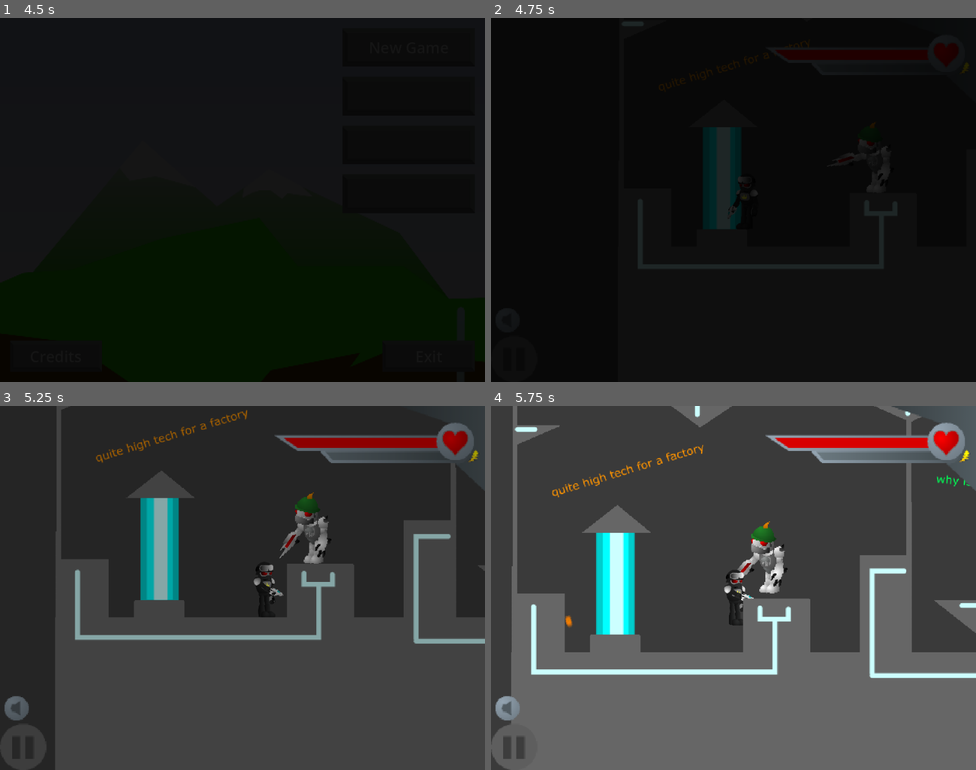
Above: before the commit, frames 1-4 (two rows, left to right).
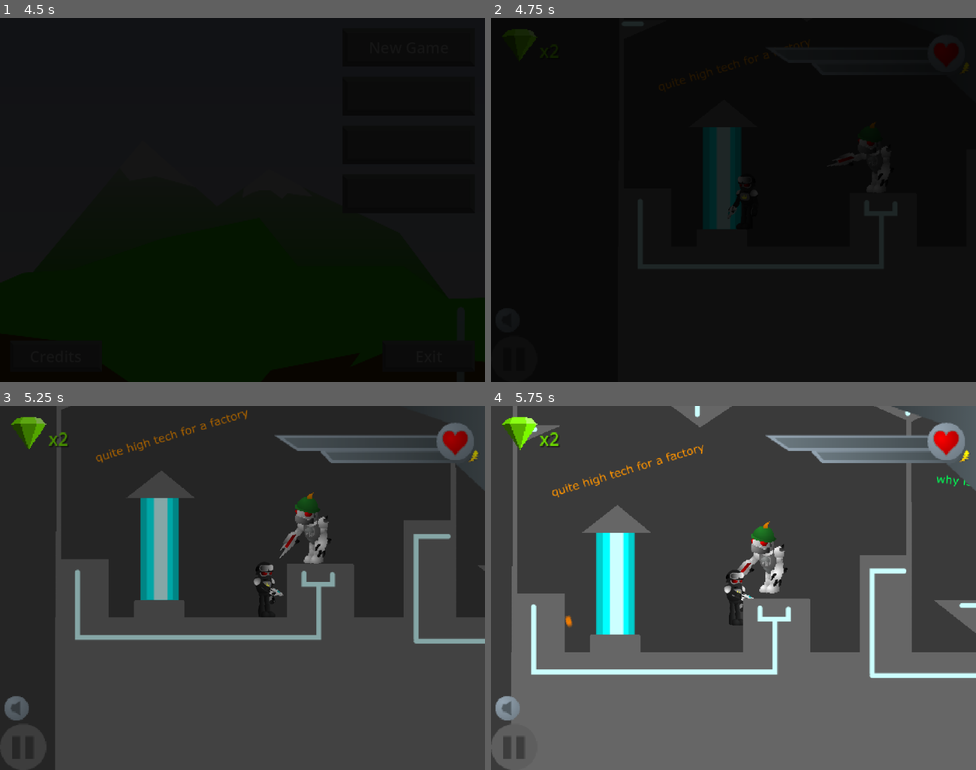
Above: after the commit, the same moments.

Repository: HMI-Studios/Skylands-WFA
Game: Godot game, scene res://ui/Intro.tscn
Two runs of this game, one before a commit and one after it. Both use one fixed random seed, a clock stepped at 60 frames per second and the inputs below. Sound files missing from this copy of the repository are replaced by a short silence.
Inputs (mouse positions are in pixels of both pictures, inside the frame that each line leads up to):
- Up to frame 1 (4.5 s): tap Enter (ui_accept) at 0.5 s; move the mouse to (349, 181) at 0.52 s; hold Space (shoot) 0.53-1.28 s; hold D (move_right) 0.53-2.03 s; tap W (jump) at 0.77, 1.52 s; move the mouse to (145, 218) at 1.27 s; tap Space (shoot) at 1.35, 4.35 s; move the mouse to (291, 119) at 2.02 s; hold A (move_left) 2.03-2.75 s; hold Space (shoot) 2.03-2.75 s; click "New Game" at 2.75 s; click "New Game" at 3.5 s; move the mouse to (218, 272) at 4.27 s; hold D (move_right) from 4.28 s (still down)
- Up to frame 2 (4.75 s): keep holding D (move_right); tap W (jump) at 4.52 s
- Up to frame 3 (5.25 s): keep holding D (move_right); move the mouse to (388, 642) at 5.02 s; hold Space (shoot) from 5.03 s (still down)
- Up to frame 4 (5.75 s): keep holding D (move_right); keep holding Space (shoot); tap W (jump) at 5.27 s

Frame 1 is identical in both runs. In frame 2, 0.1% of the frame differs, in the area x 2-10%, y 3-12%; in frame 3, 1.3%; in frame 4, 1.3%, in the area x 2-91%, y 3-13%.

Commit message:
add gem counter to HUD

Diff:
--- a/scripts/HUD.gd
+++ b/scripts/HUD.gd
@@ -10,9 +10,11 @@
     container = get_child(0)
     get_viewport().connect("size_changed", self._on_viewport_size_changed)
     _resize_background()
+    %Gem.play()
 
 
 func _process(delta):
+    return
     %HealthBar.value = player.HP
 
 
@@ -26,8 +28,8 @@
     var s
     if ratio > 2:
         s = scale_y * 2
-    elif ratio < 0.5:
-        s = scale_x / 0.5
+    elif ratio < 0.75:
+        s = scale_x / 0.75
     else:
         s = max(scale_x, scale_y)
     for child in container.get_children():
--- a/scripts/Player.gd
+++ b/scripts/Player.gd
@@ -109,8 +109,8 @@
 func hurt(dmg):
     HP -= dmg
     if HP <= 0:
-        pass
-        # die
+        position = %World.get_spawn_pos()
+        HP = 20
 
 
 func play_walk_animation():
--- a/ui/HUD.tscn
+++ b/ui/HUD.tscn
@@ -1,10 +1,58 @@
-[gd_scene load_steps=6 format=3 uid="uid://cv4b12e155ua3"]
+[gd_scene load_steps=17 format=3 uid="uid://cv4b12e155ua3"]
 
 [ext_resource type="Texture2D" uid="uid://71g22hmi21lv" path="res://assets/hud/healthbar_frame.png" id="1_3fvn3"]
 [ext_resource type="Script" path="res://scripts/HUD.gd" id="1_v7hy8"]
 [ext_resource type="Texture2D" uid="uid://cjedb3q4dkf1x" path="res://assets/hud/healthbar_back.png" id="2_5bk65"]
 [ext_resource type="Texture2D" uid="uid://e3ugi128jwh0" path="res://assets/hud/pause_btn.png" id="2_iaojn"]
 [ext_resource type="Texture2D" uid="uid://jtrpn7igelxt" path="res://assets/hud/health.png" id="3_vrgp0"]
+[ext_resource type="Texture2D" uid="uid://pclgyb07we72" path="res://assets/hud/gem/gem1.png" id="6_ej8jm"]
+[ext_resource type="Texture2D" uid="uid://hdngcmisbt44" path="res://assets/hud/gem/gem2.png" id="7_1tl2o"]
+[ext_resource type="Texture2D" uid="uid://ckq0m68arm4fk" path="res://assets/hud/gem/gem3.png" id="8_mdamj"]
+[ext_resource type="Texture2D" uid="uid://cy084psgxcsis" path="res://assets/hud/gem/gem4.png" id="9_n6bye"]
+[ext_resource type="Texture2D" uid="uid://c568fey2in2gn" path="res://assets/hud/gem/gem5.png" id="10_07byk"]
+[ext_resource type="Texture2D" uid="uid://cfv6w5vsbamda" path="res://assets/hud/gem/gem6.png" id="11_am406"]
+[ext_resource type="Texture2D" uid="uid://licjqoso4wtm" path="res://assets/hud/gem/gem7.png" id="12_1kl8r"]
+[ext_resource type="Texture2D" uid="uid://blau7suu8udhr" path="res://assets/hud/gem/gem8.png" id="13_ijvlt"]
+[ext_resource type="Texture2D" uid="uid://do7t3m0lew6cl" path="res://assets/hud/gem/gem9.png" id="14_vhupo"]
+
+[sub_resource type="SpriteFrames" id="SpriteFrames_kav78"]
+animations = [{
+"frames": [{
+"duration": 1.0,
+"texture": ExtResource("6_ej8jm")
+}, {
+"duration": 1.0,
+"texture": ExtResource("7_1tl2o")
+}, {
+"duration": 1.0,
+"texture": ExtResource("8_mdamj")
+}, {
+"duration": 1.0,
+"texture": ExtResource("9_n6bye")
+}, {
+"duration": 1.0,
+"texture": ExtResource("10_07byk")
+}, {
+"duration": 1.0,
+"texture": ExtResource("11_am406")
+}, {
+"duration": 1.0,
+"texture": ExtResource("12_1kl8r")
+}, {
+"duration": 1.0,
+"texture": ExtResource("13_ijvlt")
+}, {
+"duration": 1.0,
+"texture": ExtResource("14_vhupo")
+}],
+"loop": true,
+"name": &"default",
+"speed": 15.0
+}]
+
+[sub_resource type="LabelSettings" id="LabelSettings_ivvvh"]
+font_color = Color(0.423529, 0.847059, 0, 1)
+shadow_color = Color(0, 0, 0, 0.505882)
 
 [node name="HUD" type="CanvasLayer"]
 script = ExtResource("1_v7hy8")
@@ -55,3 +103,23 @@
 offset_right = 42.0
 grow_vertical = 0
 texture = ExtResource("2_iaojn")
+
+[node name="Control3" type="Control" parent="Container"]
+layout_mode = 1
+grow_horizontal = 0
+
+[node name="Gem" type="AnimatedSprite2D" parent="Container/Control3"]
+unique_name_in_owner = true
+sprite_frames = SubResource("SpriteFrames_kav78")
+centered = false
+offset = Vector2(10, 10)
+
+[node name="GemLabel" type="Label" parent="Container/Control3"]
+unique_name_in_owner = true
+layout_mode = 0
+offset_left = 44.0
+offset_top = 18.0
+offset_right = 84.0
+offset_bottom = 44.0
+text = "x2"
+label_settings = SubResource("LabelSettings_ivvvh")
Binary file added: assets/hud/gem/gem1.png
Not shown, added: assets/hud/gem/gem1.png.import
Binary file added: assets/hud/gem/gem2.png
Not shown, added: assets/hud/gem/gem2.png.import
Binary file added: assets/hud/gem/gem3.png
Not shown, added: assets/hud/gem/gem3.png.import
Binary file added: assets/hud/gem/gem4.png
Not shown, added: assets/hud/gem/gem4.png.import
Binary file added: assets/hud/gem/gem5.png
Not shown, added: assets/hud/gem/gem5.png.import
Binary file added: assets/hud/gem/gem6.png
Not shown, added: assets/hud/gem/gem6.png.import
(and 6 more such lines)
